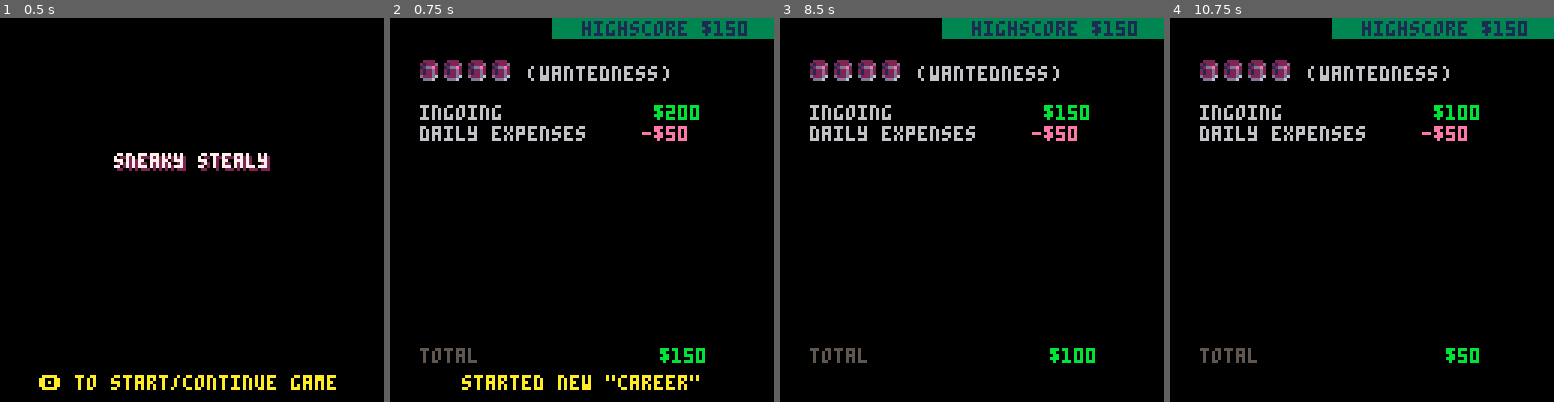
Above: before the commit, frames 1-4 (left to right).
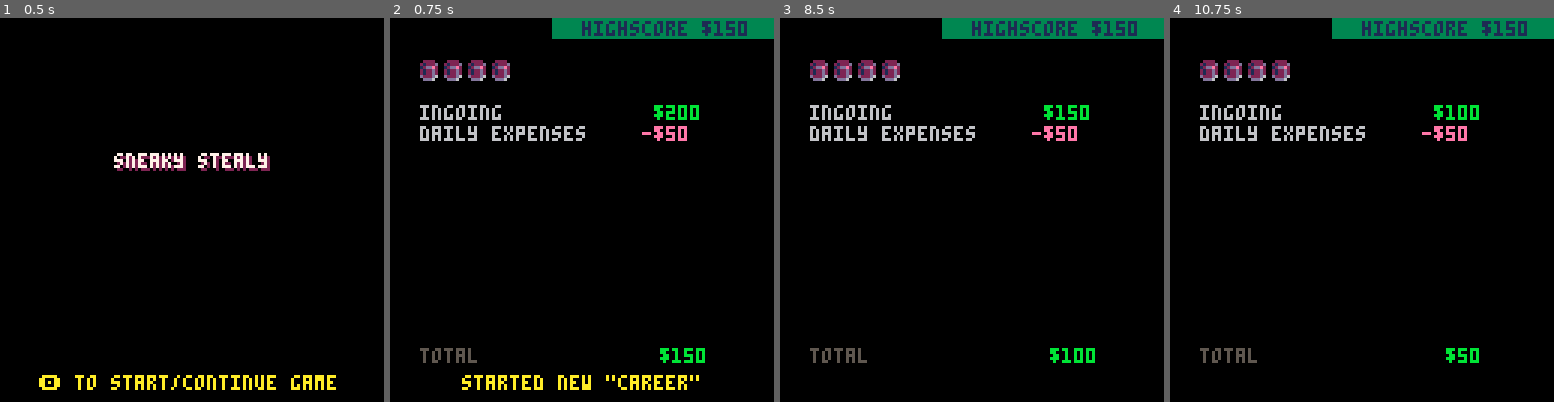
Above: after the commit, the same moments.

Repository: ironchestgames/pico-8-carts
Game: PICO-8 cartridge stealth.p8
Same seed, same stepped clock (60 frames per second), same inputs: the game is played once before the commit and once after it.
Inputs:
- Up to frame 1 (0.5 s): tap X (X key) at 0.33 s
- Up to frame 2 (0.75 s): tap O (Z key) at 0.7 s
- Up to frame 3 (8.5 s): tap X (X key) at 1.07, 1.85, 2.97, 4.08, 5.2, 6.32, 7.43 s; hold Right 1.6-2.1 s; tap O (Z key) every 0.4 s from 1.7 to 8.1 s; hold Up 2.15-2.42 s; hold Right 2.47-3.03 s; hold Left 3.08-3.58 s; hold Down 3.63-3.97 s; hold Right 4.02-4.68 s; hold Up 4.73-5.03 s; hold Left 5.08-5.68 s; hold Down 5.73-6.03 s; hold Right 6.08-6.58 s; hold Right 6.63-7.13 s; hold Up 7.18-7.45 s; hold Right 7.5-8.07 s; hold Left from 8.12 s (still down)
- Up to frame 4 (10.75 s): tap O (Z key) every 0.4 s from 8.5 to 10.5 s; tap X (X key) at 8.55, 9.67 s; release Left at 8.62 s; hold Down 8.67-9 s; hold Right 9.05-9.72 s; hold Up 9.77-10.07 s; hold Left 10.12-10.72 s

Frame 1 is identical in both runs. In frame 2, 0.7% of the frame differs, in the area x 35-73%, y 12-17%; in frame 3, 0.7%; in frame 4, 0.7%.

Commit message:
stealth - clarified wantedness

Diff:
--- a/stealth.p8
+++ b/stealth.p8
@@ -9,11 +9,11 @@
 
 --[[
 
+- increase chance of locked doors to room with safe?
+
 - msg.y's should not be in same interval
 
 - add door access cards to be found (maybe on desks?)
-
-- clearer text for when lighted doors are opened (instead of "intruder alert" it should say something about opened door)
 
 - clearer texts of why the alarm goes of (maybe do different values for when lighted by camera or guard, then have text "camera: statuette gone!")
 
@@ -199,26 +199,19 @@
    add(playerinventory,_o.loot) -- no value, it's information
   end
  end
- add(msgs,{_p.x,_p.y-1,_m,40})
+ add(msgs,{_p.x,_p.y-1,_m,1,40})
  _o.loot=nil
 end
-
-
-
 
 
 local function setalertlvl2(_m,_x,_y)
  if alertlvl == 1 then
-  seenaddend,seenx,seeny,seent=1,_x*4-2,_y*4-8,60
   sfx(21)
   alertlvl,tick,policet=2,60,60
-  local _i=0
   for _g in all(guards) do
-   add(msgs,{_g.x,_g.y,_m,nil,_i*15,2})
-   _i+=1
    _g.state,_g.state_c='patrolling',0
   end
-  add(msgs,{_x,_y,_m,nil,nil,2})
+  add(msgs,{_x,_y,_m,2})
  end
 end
 
@@ -235,7 +228,7 @@
     _g.state,_m='listening','?'
     _g.state_c+=flr(rnd(3))+5
    end
-   add(msgs,{_g.x,_g.y,_m,30,nil,2})
+   add(msgs,{_g.x,_g.y,_m,2,30})
   end
  end
 end
@@ -494,7 +487,7 @@
  end
 
  if light[(_tmp.oy+2*_dy)*32+_tmp.ox] == 1 then
-  setalertlvl2('intruder alert!',_tmp.ox,_tmp.oy)
+  setalertlvl2('door opened!',_tmp.ox,_tmp.oy)
  end
 
  fog[(_tmp.oy+1)*32+_tmp.ox]=0
@@ -562,7 +555,7 @@
  end
 
  if light[(_tmp.oy+2*_dy)*32+_tmp.ox] == 1 then
-  setalertlvl2('intruder alert!',_tmp.ox,_tmp.oy)
+  setalertlvl2('door opened!',_tmp.ox,_tmp.oy)
  end
 
  fog[(_tmp.oy+1)*32+_tmp.ox]=0
@@ -1119,7 +1112,7 @@
    if btnp(4) then
     _p.i=_p.i^^1
     if _p.i == 0 then
-     add(msgs,{_p.x,_p.y,'.',15})
+     add(msgs,{_p.x,_p.y,'.',1,15})
     end
    end
 
@@ -1167,7 +1160,7 @@
     else
      if _nextx > 31 or _nextx < 0 or _nexty > 31 or _nexty < 0 then
       add(escapedplayers,del(players,_p))
-      add(msgs,{_p.x,_p.y,'escaped',30})
+      add(msgs,{_p.x,_p.y,'escaped',1,30})
 
       if #players <= 0 then
        initstatus()
@@ -1314,21 +1307,13 @@
   -- 1 - x
   -- 2 - y
   -- 3 - string
-  -- 4 - time
-  -- 5 - delay
-  -- 6 - colorset (1 or 2)
+  -- 4 - colorset (1 or 2)
+  -- 5 - time
   for _m in all(msgs) do
-   _m[4]=_m[4] or 90
-   if _m[5] then
-    _m[5]-=1
-    if _m[5] < 0 then
-     _m[5]=nil
-    end
-   else
-    _m[4]-=1
-    if _m[4] <= 0 then
-     del(msgs,_m)
-    end
+   _m[5]=_m[5] or 90
+   _m[5]-=1
+   if _m[5] <= 0 then
+    del(msgs,_m)
    end
   end
 
@@ -1516,6 +1501,12 @@
   -- intruder alert
   for _p in all(players) do
    if light[_p.y*32+_p.x] == 1 then
+    if not seent then
+     seenaddend,seenx,seeny,seent=1,_p.x*4-2,_p.y*4-8,60
+     if wantedness >= 3 then
+      add(msgs,{_p.x,_p.y-1,'we\'ve seen your face now!',2})
+     end
+    end
     setalertlvl2('intruder alert!',_p.x,_p.y)
    end
   end
@@ -1546,7 +1537,7 @@
         break
        elseif _p.x == _x then
         if _p.state != 'caught' then
-         add(msgs,{_g.x,_g.y,'hands up!',nil,nil,2})
+         add(msgs,{_g.x,_g.y,'hands up!',2})
         end
         _p.state,_p.workingstate,_g.state='caught','handsup','gunpointing'
        end
@@ -1750,7 +1741,7 @@
    end
   end
 
-  -- draw seen icon
+  -- draw seen icons
   if seent and seent > 0 then
    seent-=1
    if seent%8 > 4 then
@@ -1764,14 +1755,12 @@
    _coli=2
   end
   for _m in all(msgs) do
-   if not _m[5] then
-    local _hw=#_m[3]*2
-    print(
-     _m[3],
-     max(min(_m[1]*4-_hw,127-_hw*2),0),
-     max(_m[2]*4-13,0),
-     msgcols[_m[6] or 1][_coli])
-   end
+   local _hw=#_m[3]*2
+   print(
+    _m[3],
+    max(min(_m[1]*4-_hw,127-_hw*2),0),
+    max(_m[2]*4-13,0),
+    msgcols[_m[4]][_coli])
   end
  end
 end
@@ -2009,11 +1998,9 @@
   local _s='highscore $'..dget(0)
   print(_s,120-#_s*4,1,1)
 
-  local _col=6
   if _recognised and flr(t()*2)%2 == 1 then
-   _col=8
-  end
-  print('(wantedness)',46,16,_col)
+   print('wanted',46,16,8)
+  end
 
   for _i=0,3 do
    spr(244+mid(0,wantedness-_i,1),9+_i*8,14)
